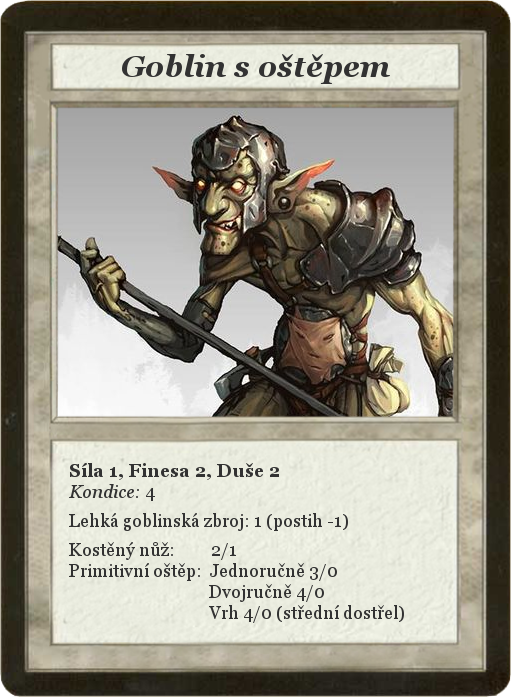
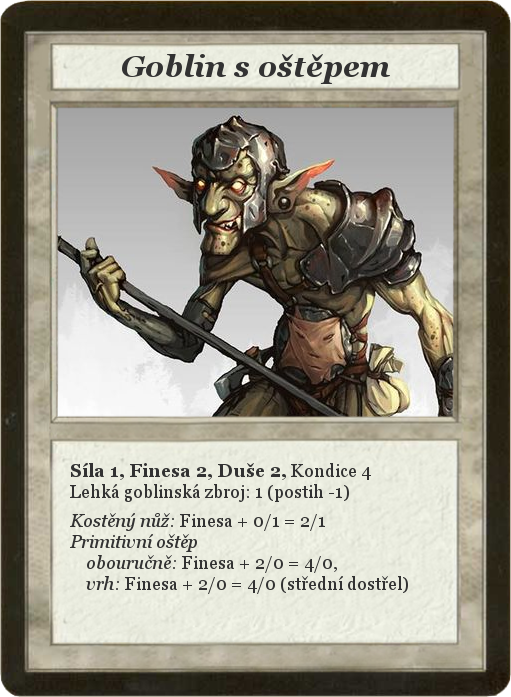
Revision of a layered 511 x 697 image; what changed, layer by layer:
renamed "Síla 1, Finesa 2, Duše 2 ..." to "Síla 1, Finesa 2, Duše 2, Kond...", painted on it over [69, 463, 408, 623]
